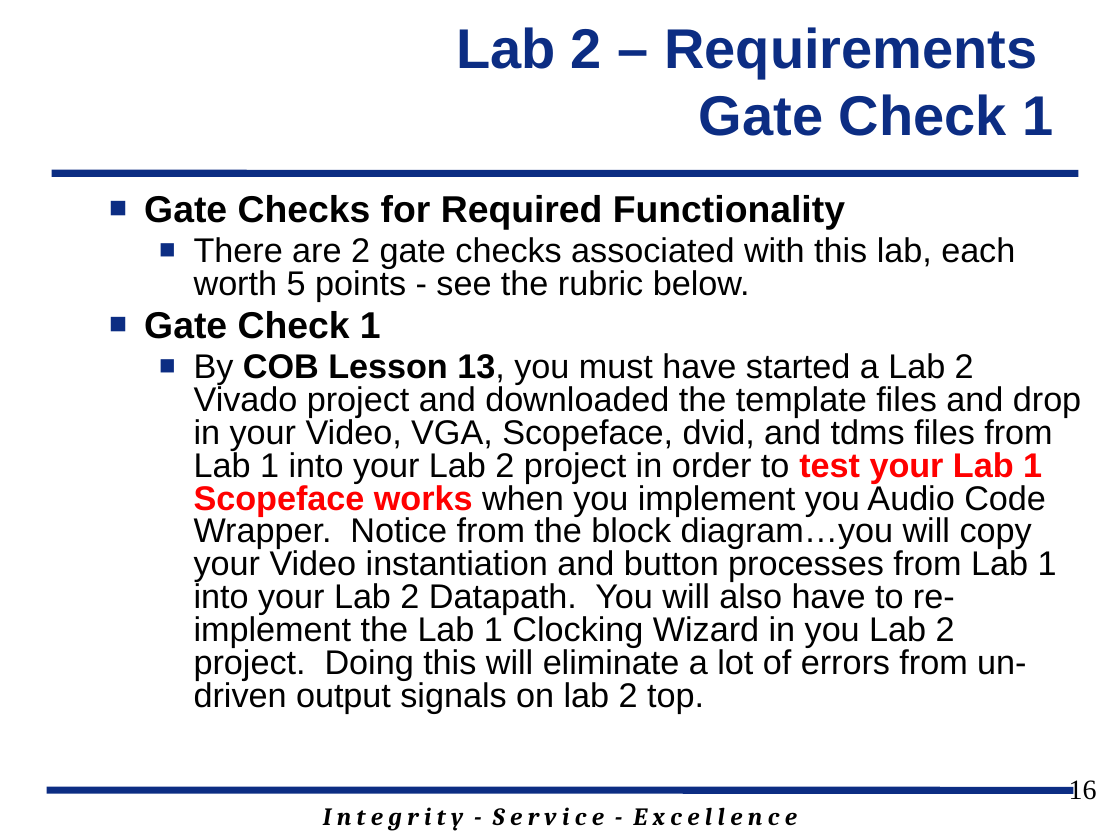
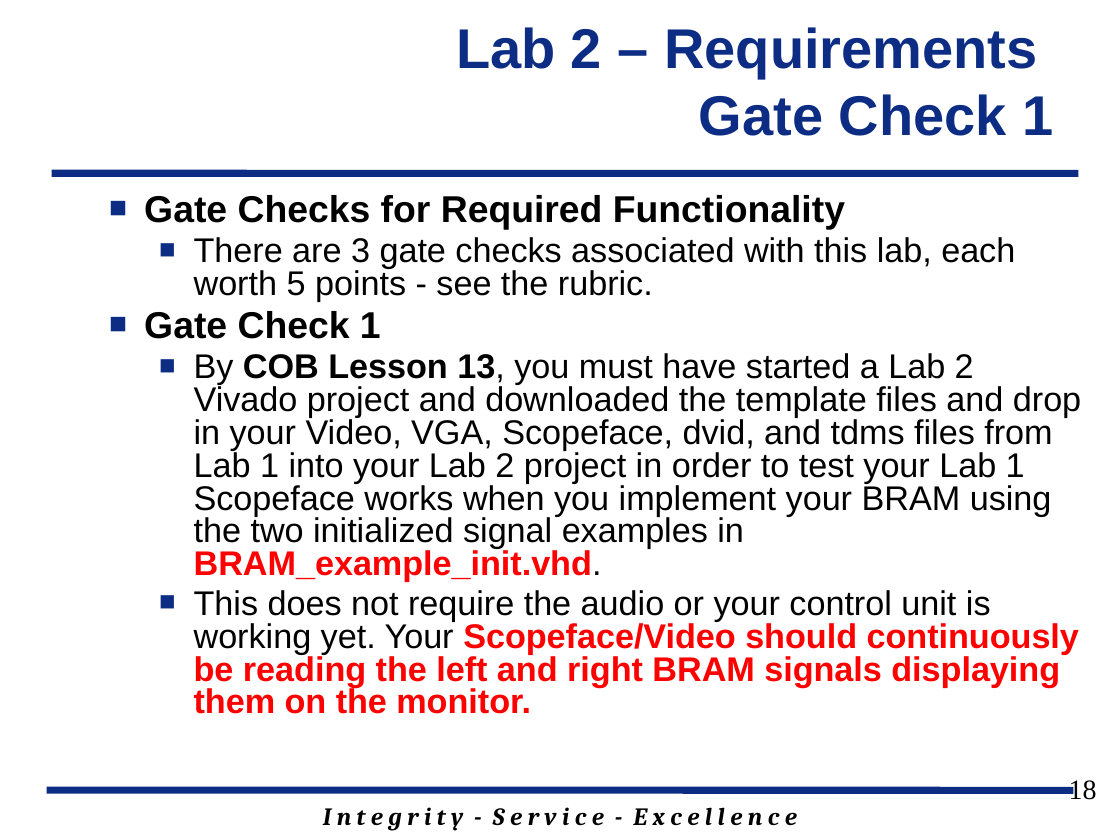
Before and after one commit to GeorgeYork/ECE383_web, a slide deck: slide 18 of lab/lab2/ECE_383_Lab2.pptx (slide 16 before the commit). Drawn at 1120x840 pixels with LibreOffice and Linux fonts; fonts in the diff are those of the drawing; background and template pictures are left out. Boxes give left, top, right and bottom in pixels: in the first picture for what was removed or moved away, otherwise in the second. Text is boxed around its words. In the diff, an @@ line names an element or a change of style, - is before the commit and + after.

Commit message:
update for gate check 3

```diff
--- a/lab/lab2/ECE_383_Lab2.pptx
+++ b/lab/lab2/ECE_383_Lab2.pptx
@@ text at box(194, 237, 1015, 302): text changed @@
-  ■ There are 2 gate checks associated with this lab, each worth 5 points - see the rubric below.
+  ■ There are 3 gate checks associated with this lab, each worth 5 points - see the rubric.
@@ text at box(194, 353, 1081, 714): text changed @@
-  ■ By COB Lesson 13, you must have started a Lab 2 Vivado project and downloaded the template files and drop in your Video, VGA, Scopeface, dvid, and tdms files from Lab 1 into your Lab 2 project in order to test your Lab 1 Scopeface works when you implement you Audio Code Wrapper. Notice from the block diagram…you will copy your Video instantiation and button processes from Lab 1 into your Lab 2 Datapath. You will also have to re-implement the Lab 1 Clocking Wizard in you Lab 2 project. Doing this will eliminate a lot of errors from un-driven output signals on lab 2 top.
+  ■ By COB Lesson 13, you must have started a Lab 2 Vivado project and downloaded the template files and drop in your Video, VGA, Scopeface, dvid, and tdms files from Lab 1 into your Lab 2 project in order to test your Lab 1 Scopeface works when you implement your BRAM using the two initialized signal examples in BRAM_example_init.vhd.
+  ■ This does not require the audio or your control unit is working yet. Your Scopeface/Video should continuously be reading the left and right BRAM signals displaying them on the monitor.
@@ page number at box(1069, 780, 1097, 800): text changed @@
-16
+18
```
Also in this commit, not shown: 7 other slides changed, 5 slides added.
